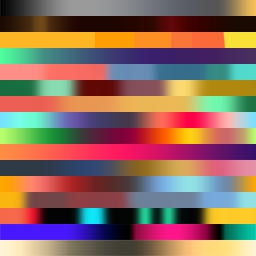
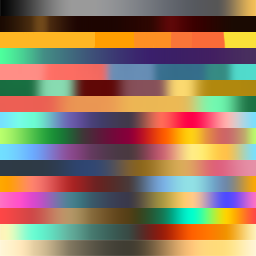
Layers edited between the first and the second 256×256 image:
added layer "Gradient Fill 8" above "Rock fish" over bbox(0, 144, 256, 240)
added layer "Gradient Fill 5" above "pup / Cryst" over bbox(0, 144, 256, 240)
added layer "Gradient Fill 7" above "first mono" over bbox(0, 144, 256, 240)
added layer "Gradient Fill 6" above "pick up" over bbox(0, 144, 256, 240)
